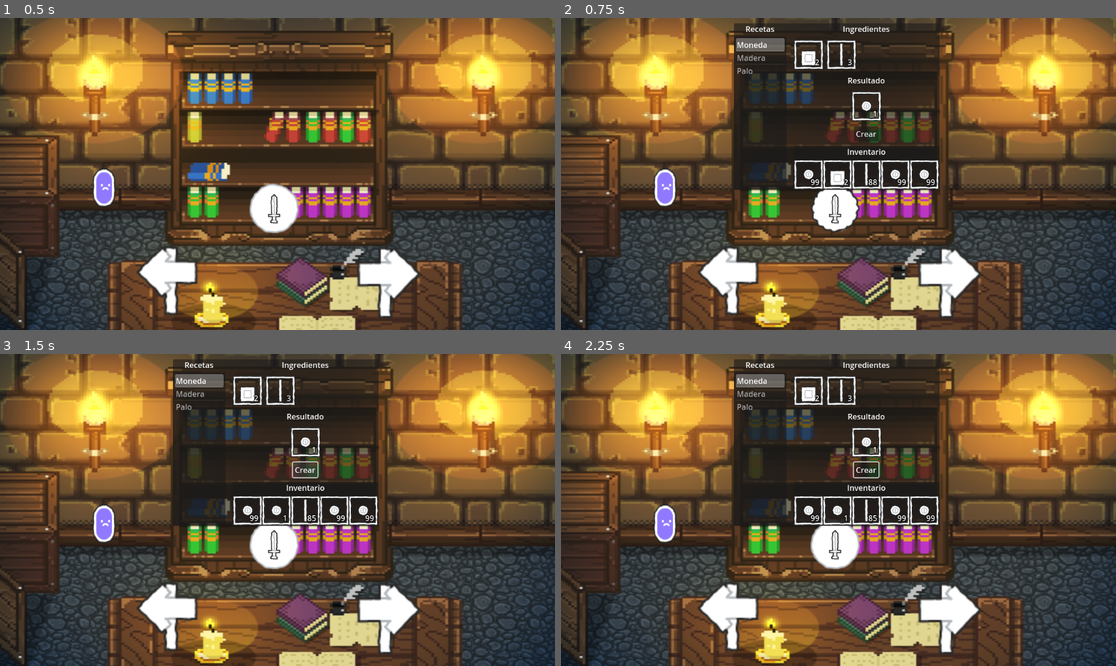
Above: before the commit, frames 1-4 (two rows, left to right).
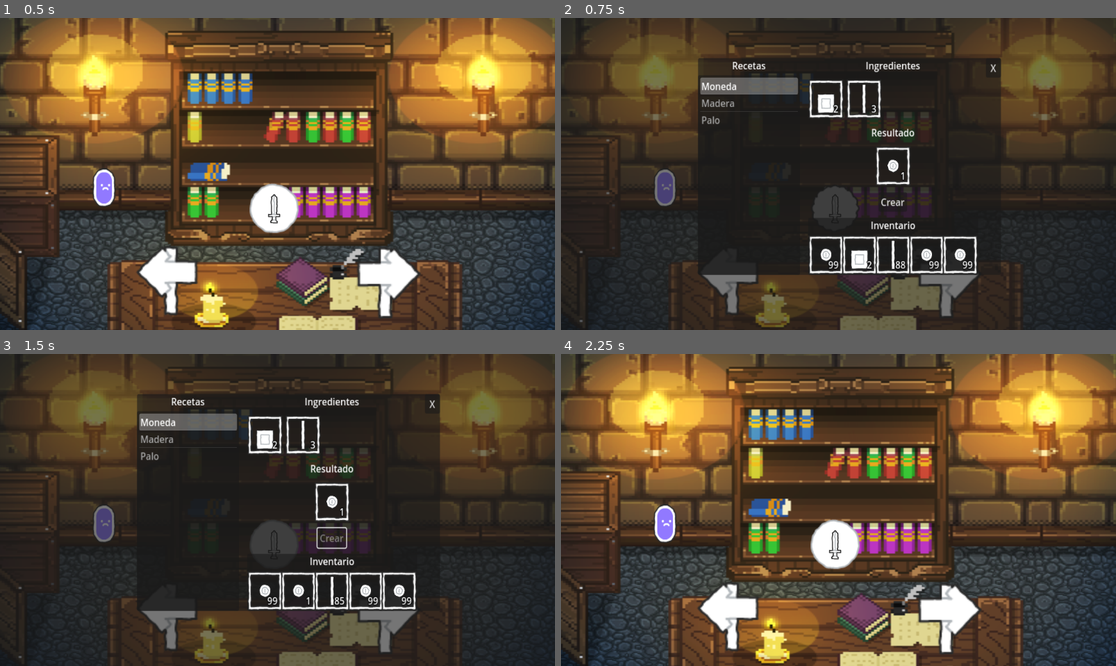
Above: after the commit, the same moments.

Repository: jcamloz/LittleSurvival
Game: Godot game, scene res://Scenes/Game.tscn
The game is run twice, just before and just after one commit, with the same random seed, the same clock (stepped at 60 frames per second) and the same inputs.
Inputs (mouse positions are in pixels of both pictures, inside the frame that each line leads up to):
- Up to frame 1 (0.5 s): no input
- Up to frame 2 (0.75 s): click (832, 208) at 0.5 s
- Up to frame 3 (1.5 s): click "Crear" at 1.25 s
- Up to frame 4 (2.25 s): click (993, 403) at 2 s, where only the run after the commit has a clickable "X"

Frame 1 is identical in both runs. In frame 2, 68% of the frame differs, in the area x 0-100%, y 0-100%; in frame 3, 68%; in frame 4, 15%.

Commit message:
Mejorado script del player. Ahora abrir el inventario o cualquier otra cosa (llamado extra) se hace en una nueva escena que se pinta al frente de los escenarios del juego, impidiendo interactuar con ellos. Incluido nuevo script para mostrar los datos del player, hasta ahora, solo el menú del inventario y extras

Diff:
--- a/Scenes/CraftMenu.tscn
+++ b/Scenes/CraftMenu.tscn
@@ -7,15 +7,13 @@
 [ext_resource type="Resource" uid="uid://0im7somcwcp" path="res://Resources/Inventories/PlayerInv.tres" id="5_0qif1"]
 
 [node name="CraftMenu" type="PanelContainer"]
-anchors_preset = 8
-anchor_left = 0.5
-anchor_top = 0.5
-anchor_right = 0.5
-anchor_bottom = 0.5
-offset_left = -213.5
-offset_top = -122.5
-offset_right = 213.5
-offset_bottom = 122.5
+anchors_preset = 15
+anchor_right = 1.0
+anchor_bottom = 1.0
+offset_left = 254.0
+offset_top = 94.0
+offset_right = -218.0
+offset_bottom = -119.0
 grow_horizontal = 2
 grow_vertical = 2
 script = ExtResource("1_r0vih")
@@ -55,7 +53,7 @@
 [node name="GridIngredients" type="GridContainer" parent="HBoxContainer/VBoxContainer2"]
 layout_mode = 2
 size_flags_vertical = 3
-columns = 3
+columns = 5
 
 [node name="LabelResult" type="Label" parent="HBoxContainer/VBoxContainer2"]
 layout_mode = 2
@@ -76,5 +74,11 @@
 show = true
 inventory = ExtResource("5_0qif1")
 
+[node name="CloseButton" type="Button" parent="HBoxContainer"]
+layout_mode = 2
+size_flags_vertical = 0
+text = " X "
+
 [connection signal="item_selected" from="HBoxContainer/VBoxContainer/ItemList" to="." method="_on_item_list_item_selected"]
 [connection signal="pressed" from="HBoxContainer/VBoxContainer2/CraftButton" to="." method="_on_craft_button_pressed"]
+[connection signal="pressed" from="HBoxContainer/CloseButton" to="." method="_on_close_button_pressed"]
--- a/Scenes/Game.tscn
+++ b/Scenes/Game.tscn
@@ -1,11 +1,9 @@
-[gd_scene load_steps=7 format=3 uid="uid://ctawnk0s888mh"]
+[gd_scene load_steps=5 format=3 uid="uid://ctawnk0s888mh"]
 
 [ext_resource type="Script" uid="uid://equn5ncpg2rk" path="res://Scripts/Game.gd" id="1_7lihs"]
-[ext_resource type="Texture2D" uid="uid://w0b5tok7yj4u" path="res://Assets/PNG/Default/character_roundPurple.png" id="1_iukft"]
 [ext_resource type="Texture2D" uid="uid://bidcqlqhfros6" path="res://Assets/PNG/Default/tile_arrowLeft.png" id="2_b2bpf"]
 [ext_resource type="Texture2D" uid="uid://gxeef376oari" path="res://Assets/PNG/Default/tile_arrowRight.png" id="3_7lihs"]
-[ext_resource type="PackedScene" uid="uid://443hsy30jycs" path="res://Scenes/Inventory.tscn" id="4_fgofq"]
-[ext_resource type="Resource" uid="uid://0im7somcwcp" path="res://Resources/Inventories/PlayerInv.tres" id="5_2irst"]
+[ext_resource type="PackedScene" uid="uid://cte54yk1550uk" path="res://Scenes/playerCanvas.tscn" id="4_kldst"]
 
 [node name="Game" type="Node2D"]
 script = ExtResource("1_7lihs")
@@ -18,25 +16,6 @@
 grow_horizontal = 2
 grow_vertical = 2
 metadata/_edit_use_anchors_ = true
-
-[node name="Player" type="Sprite2D" parent="."]
-position = Vector2(216, 354)
-scale = Vector2(1.16016, 1.30078)
-texture = ExtResource("1_iukft")
-
-[node name="Inventory" parent="Player" instance=ExtResource("4_fgofq")]
-anchors_preset = 0
-anchor_left = 0.0
-anchor_top = 0.0
-anchor_right = 0.0
-anchor_bottom = 0.0
-offset_left = 187.043
-offset_top = -132.997
-offset_right = 224.043
-offset_bottom = -105.997
-grow_horizontal = 1
-grow_vertical = 1
-inventory = ExtResource("5_2irst")
 
 [node name="LeftArrow" type="TextureButton" parent="."]
 offset_left = 273.0
@@ -54,5 +33,8 @@
 texture_normal = ExtResource("3_7lihs")
 stretch_mode = 4
 
+[node name="Player" parent="." instance=ExtResource("4_kldst")]
+position = Vector2(216, 354)
+
 [connection signal="pressed" from="LeftArrow" to="." method="_on_left_arrow_pressed"]
 [connection signal="pressed" from="RightArrow" to="." method="_on_right_arrow_pressed"]
--- a/Scenes/Scenarios/Scenario_0.tscn
+++ b/Scenes/Scenarios/Scenario_0.tscn
@@ -48,9 +48,9 @@
 inventory = ExtResource("6_s3jvr")
 
 [node name="CraftMenu" parent="." instance=ExtResource("6_1k5cu")]
-offset_left = 359.0
-offset_top = 61.0
-offset_right = 786.0
-offset_bottom = 306.0
+offset_left = 350.0
+offset_top = 224.0
+offset_right = 777.0
+offset_bottom = 469.0
 
 [connection signal="pressed" from="CraftButton" to="." method="_on_craft_button_pressed"]
--- /dev/null
+++ b/Scenes/playerCanvas.tscn
@@ -0,0 +1,42 @@
+[gd_scene load_steps=5 format=3 uid="uid://cte54yk1550uk"]
+
+[ext_resource type="Texture2D" uid="uid://w0b5tok7yj4u" path="res://Assets/PNG/Default/character_roundPurple.png" id="1_fwu0x"]
+[ext_resource type="PackedScene" uid="uid://443hsy30jycs" path="res://Scenes/Inventory.tscn" id="2_mqrne"]
+[ext_resource type="Script" uid="uid://bh5gkqfwtqsqp" path="res://Scripts/Player_canvas.gd" id="2_v5unh"]
+[ext_resource type="Resource" uid="uid://0im7somcwcp" path="res://Resources/Inventories/PlayerInv.tres" id="3_v5unh"]
+
+[node name="Player" type="Sprite2D"]
+scale = Vector2(1.16016, 1.30078)
+texture = ExtResource("1_fwu0x")
+script = ExtResource("2_v5unh")
+
+[node name="MenuBackground" type="PanelContainer" parent="."]
+visible = false
+anchors_preset = 15
+anchor_right = 1.0
+anchor_bottom = 1.0
+offset_left = -195.0
+offset_top = -278.0
+offset_right = 755.0
+offset_bottom = 168.0
+grow_horizontal = 2
+grow_vertical = 2
+metadata/_edit_use_anchors_ = true
+
+[node name="ExtraContent" type="Control" parent="MenuBackground"]
+layout_mode = 2
+
+[node name="Inventory" parent="." instance=ExtResource("2_mqrne")]
+anchors_preset = 0
+anchor_left = 0.0
+anchor_top = 0.0
+anchor_right = 0.0
+anchor_bottom = 0.0
+offset_left = 161.185
+offset_top = -136.841
+offset_right = 198.185
+offset_bottom = -109.841
+grow_horizontal = 1
+grow_vertical = 1
+inventory = ExtResource("3_v5unh")
+metadata/_edit_use_anchors_ = true
--- a/Scripts/Craft_menu.gd
+++ b/Scripts/Craft_menu.gd
@@ -1,8 +1,16 @@
 class_name CraftMenu extends PanelContainer
 
+#Componentes visuales de esta escena:
+	#itemList = Para los nombres de crafteos
+	#gridIngredients = Cuadrícula para mostrar los ingredientes
+	#craftResultSlot = Slot cuadrado para mostrar el resultado
+	#craftButton = Para crear el item si es posible
 @onready var itemList = $HBoxContainer/VBoxContainer/ItemList
 @onready var gridIngredients = $HBoxContainer/VBoxContainer2/GridIngredients
 @onready var craftResultSlot = $HBoxContainer/VBoxContainer2/Slot
+@onready var craftButton = $HBoxContainer/VBoxContainer2/CraftButton
+
+#Escena del slot para reutilizar
 @onready var itemSlot = preload("res://Scenes/slot.tscn")
 
 @export var itemCraftList : ItemCraftList
@@ -16,7 +24,6 @@
 	itemList.select(0)
 	load_recipe(craftRecipes[0])
 
-
 func _on_item_list_item_selected(index):
 	load_recipe(craftRecipes[itemList.get_selected_items()[0]])
 
@@ -28,11 +35,17 @@
 		gridIngredients.add_child(slotInstance)
 		slotInstance.set_item(itemNeeded)
 
+	craftButton.disabled = !craftRecipe.can_craft(Player.inventory)
+
 func clear_grid_container():
 	for child in gridIngredients.get_children():
 		child.queue_free()
 
 func _on_craft_button_pressed():
 	var craftRecipe = craftRecipes[itemList.get_selected_items()[0]]
-	print(craftRecipe.can_craft(Player.inventory))
 	craftRecipe.craft(Player.inventory)
+	craftButton.disabled = !craftRecipe.can_craft(Player.inventory)
+
+
+func _on_close_button_pressed():
+	Player.extraOpen = false
--- a/Scripts/Player.gd
+++ b/Scripts/Player.gd
@@ -1,12 +1,53 @@
 #Esta clase es un singletone, por lo que se puede acceder desde otro script
 class_name mainPlayer extends Sprite2D
 
+signal playerReady
+signal menuVisibleChange
+
 @onready var inventory : Inventory
+@onready var menuBackground : PanelContainer
+
+@onready var assignedPlayer : playerData:
+	set(value):
+		assignedPlayer = value
+		inventory = assignedPlayer.inventory
+		menuBackground = assignedPlayer.menuBackground
+		emit_signal("playerReady")
+
+#extraContent Cargará una escena personalizada en la interfaz del menú extra, de modo que quede en la capa adecuada
+@export var extraContent : PackedScene:
+	set(value):
+		extraContent = value
+		if extraContent == null:
+			assignedPlayer.clear_extra_content()
+		else:
+			assignedPlayer.add_extra_content(extraContent)
+
+"""
+@onready var inventory : Inventory:
+	set(value):
+		inventory = value
+		emit_signal("invenoryReady")
+"""
 
 #Stats del jugador
 var life: int = 100
 var energy: int = 100
 var hunger: int = 100
+
+#Envía la señal de cambio de visibilidad del menu con el valor 2 a verdadero si hay contenido extra
+#Eso significa que se accedió al menú extra desde otra fuente que no es la tecla "I" (abrir inventario)
+var extraOpen = false:
+	set(value):
+		extraOpen = value
+		menuVisibleChange.emit(value, extraContent != null)
+
+#Envía la señal de cambio de visibilidad del menu con el valor 2 a falso, porque esta variable llama al menú extra
+#para mostrar el inventario
+var invOpen = false:
+	set(value):
+		invOpen = value
+		menuVisibleChange.emit(value, false)
 
 #Herramientas del juego (no se rompen ni requieren ser creadas)
 var tool_levels = {
@@ -25,5 +66,5 @@
 		push_warning("Intentaste mejorar una herramienta que no existe: %s" % tool_name)
 
 func _process(delta):
-	if Input.is_action_just_pressed("inventory"):
-		inventory.toggle_visibility()
+	if Input.is_action_just_pressed("inventory") && !extraOpen:
+		invOpen = not invOpen
--- /dev/null
+++ b/Scripts/Player_canvas.gd
@@ -0,0 +1,34 @@
+class_name playerData extends Sprite2D
+
+#Esto es el script de los datos del contenido del player pintado en la pantalla
+#Cargará solo los datos del player, así como un menú extra para realizar ciertas acciones, como los crafteos o el almacén
+
+@onready var menuBackground = $MenuBackground
+@onready var extraContent = $MenuBackground/ExtraContent
+@onready var inventory = $Inventory
+
+
+#Enlazo la señal "menuVisibleChange" con la función "_on_menu_background_change"
+func _ready():
+	Player.menuVisibleChange.connect(_on_menu_background_change)
+
+#Esta función recibe dos parámetros: menuOpen y extraOpen
+#Cuando menuOpen es true, se abre el menú.
+#Si extraOpen es falso, cuando se abra el menú se mostrará el inventario
+#Si extraOpen es verdadero, cuando se abra el menú se mostrará la escena añadida
+func _on_menu_background_change(menuOpen : bool, extraOpen : bool):
+	print(menuOpen, " | ",extraOpen)
+	menuBackground.visible = menuOpen
+	extraContent.visible = extraOpen
+	if !extraOpen:
+		inventory.toggle_visibility()
+
+#Añade una escena extra
+func add_extra_content(extraScene : PackedScene):
+	#clear_extra_content()
+	extraContent.add_child(extraScene.instantiate())
+
+#Limpia cualquier escena extra
+func clear_extra_content():
+	for child in extraContent.get_children():
+		child.queue_free()
--- a/Scripts/ScenarioScripts/ScenarioController0.gd
+++ b/Scripts/ScenarioScripts/ScenarioController0.gd
@@ -6,12 +6,10 @@
 func _ready():
 	craftMenu.visible = false
 	storageMenu.visible = false
-
-func toggleCraftMenuVisibility():
-	craftMenu.visible = not craftMenu.visible
+	Player.extraContent = preload("res://Scenes/CraftMenu.tscn")
 
 func toggleStorageMenuVisibility():
 	storageMenu.visible = not storageMenu.visible
 
 func _on_craft_button_pressed():
-	toggleCraftMenuVisibility()
+	Player.extraOpen = true
--- a/Scripts/game.gd
+++ b/Scripts/game.gd
@@ -13,8 +13,8 @@
 
 func _ready():
 	randomize()
+	Player.assignedPlayer = $Player
 	load_scenario(current_index)
-	Player.inventory = $Player/Inventory
 
 #Se encarga de cargar el escenario actual
 func load_scenario(index):
@@ -30,6 +30,9 @@
 
 #Destruyo cualquier hijo de ScenarioContainer
 func clear_scenario():
+	#Le asigno al contenido extra del Player null para limpiarlo
+	if Player.extraContent != null:
+		Player.extraContent = null
 	for child in scenario_container.get_children():
 		child.queue_free()
 
--- a/project.godot
+++ b/project.godot
@@ -13,7 +13,7 @@
 config/name="LittleSurvival"
 run/main_scene="uid://ctawnk0s888mh"
 config/features=PackedStringArray("4.4", "GL Compatibility")
-config/icon="res://icon.svg"
+config/icon="uid://crvwdhx7881on"
 
 [autoload]
 
Not shown, added: Scripts/Player_canvas.gd.uid
Not shown, changed: export_presets.cfg
